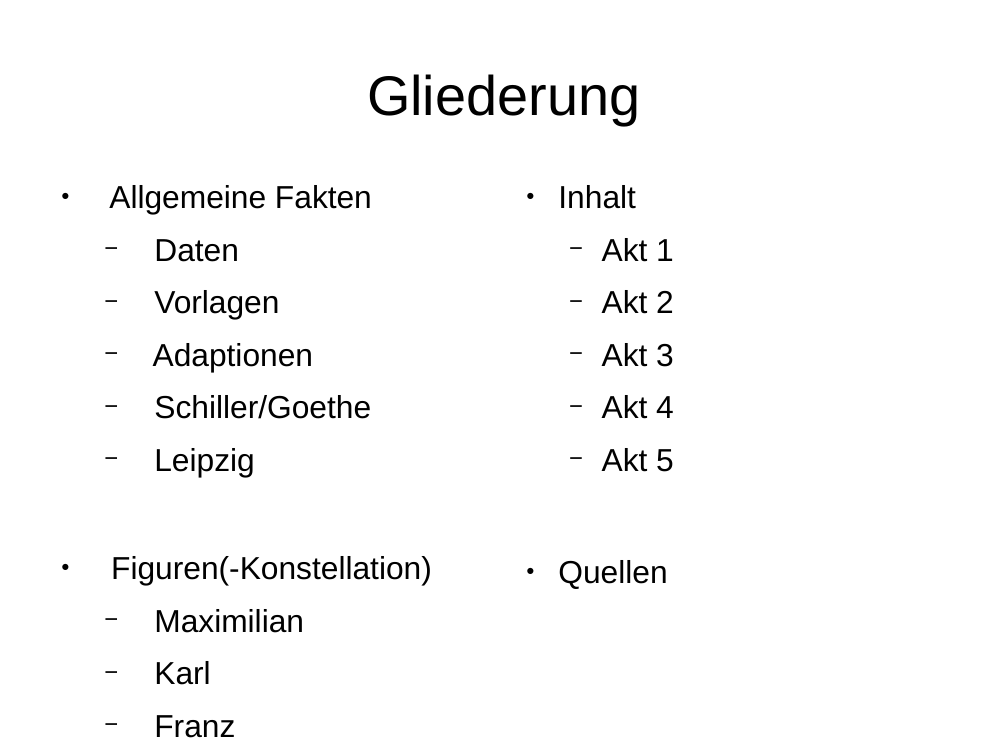
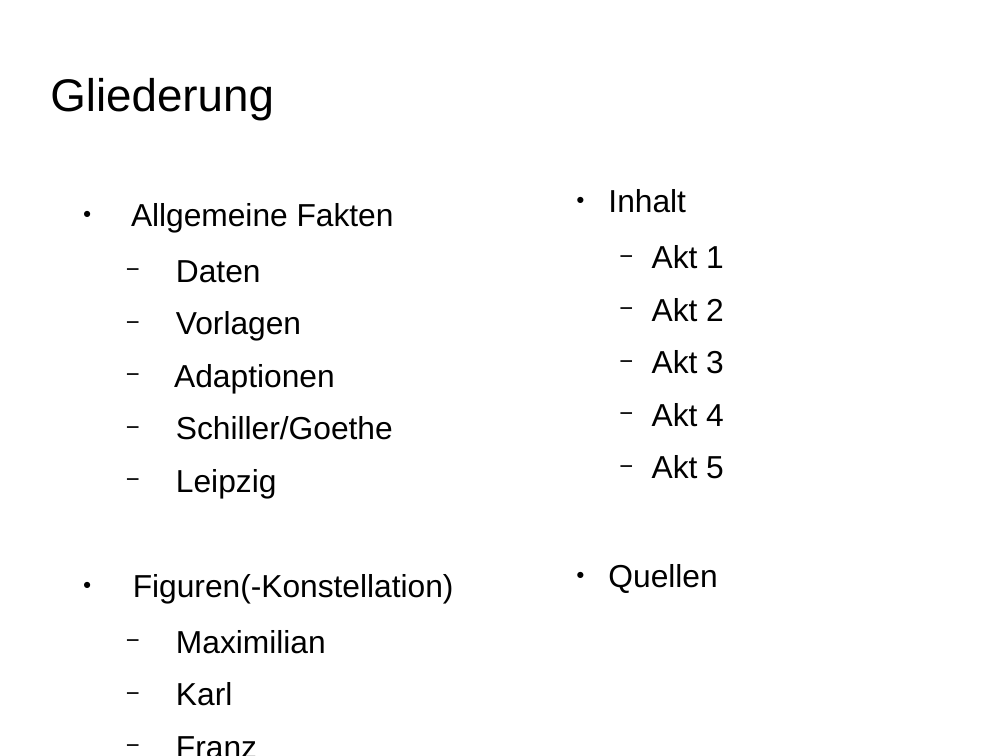
Before and after one commit to Galaxyqasar/Schule, a slide deck: slide 2 of Vortraege/Die_R-uber/Die_Raeuber.odp. Drawn at 1008x756 pixels with LibreOffice and Linux fonts; fonts in the diff are those of the drawing; background and template pictures are left out. Boxes give left, top, right and bottom in pixels: in the first picture for what was removed or moved away, otherwise in the second. Text is boxed around its words. In the diff, an @@ line names an element or a change of style, - is before the commit and + after.

```diff
--- a/Vortraege/Die_R-uber/Die_Raeuber.odp
+++ b/Vortraege/Die_R-uber/Die_Raeuber.odp
@@ title "Gliederung" moved from (x1=367, y1=74, x2=640, y2=125) to (x1=50, y1=78, x2=274, y2=121) @@
@@ title "Gliederung" at (x1=50, y1=78, x2=274, y2=121): size 44 to 36 pt; alignment centre to left @@
@@ text "Allgemeine Fakten" rewrapped from (x1=109, y1=185, x2=432, y2=738) to (x1=131, y1=203, x2=454, y2=706) @@
@@ text "Inhalt" moved from (x1=558, y1=185, x2=674, y2=589) to (x1=608, y1=189, x2=724, y2=592) @@
```
Also in this commit, not shown: 6 other slides changed, 1 other file.
